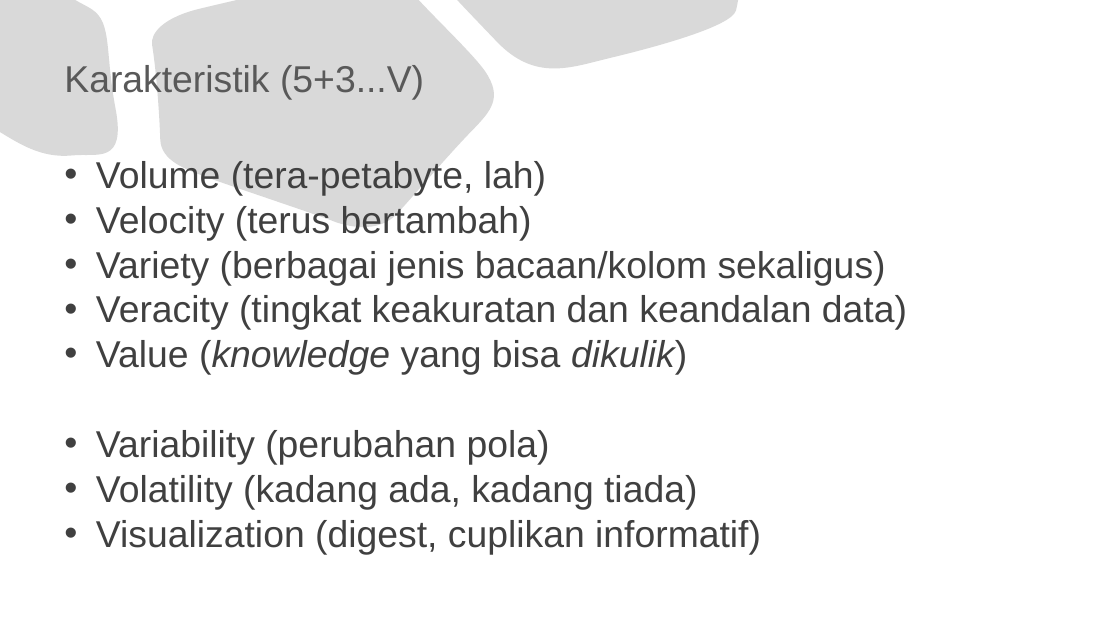
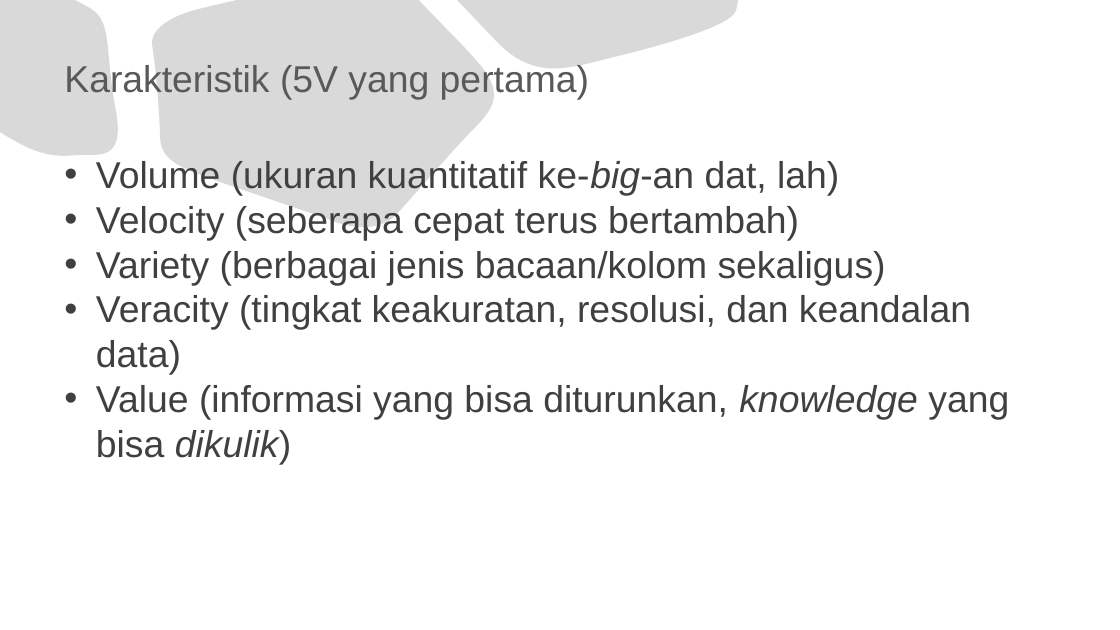
Before and after one commit to jendralhxr/bigdata, a slide deck: slide 2 of rubrikETS.pptx. Drawn at 1120x630 pixels with LibreOffice and Linux fonts; fonts in the diff are those of the drawing. Boxes give left, top, right and bottom in pixels: in the first picture for what was removed or moved away, otherwise in the second. Text is boxed around its words. In the diff, an @@ line names an element or a change of style, - is before the commit and + after.

```diff
--- a/rubrikETS.pptx
+++ b/rubrikETS.pptx
@@ title at [64,65,589,100]: text changed @@
-Karakteristik (5+3...V)
+Karakteristik (5V yang pertama)
@@ text at [96,161,839,241]: text changed @@
-• Volume (tera-petabyte, lah)
-• Velocity (terus bertambah)
+• Volume (ukuran kuantitatif ke-big-an dat, lah)
+• Velocity (seberapa cepat terus bertambah)
@@ text at [96,295,1009,465]: text changed @@
-• Veracity (tingkat keakuratan dan keandalan data)
-• Value (knowledge yang bisa dikulik)
-• Variability (perubahan pola)
-• Volatility (kadang ada, kadang tiada)
-• Visualization (digest, cuplikan informatif)
+• Veracity (tingkat keakuratan, resolusi, dan keandalan data)
+• Value (informasi yang bisa diturunkan, knowledge yang bisa dikulik)
```
Also in this commit, not shown: 2 other slides changed, 5 slides added, 2 slides removed.
